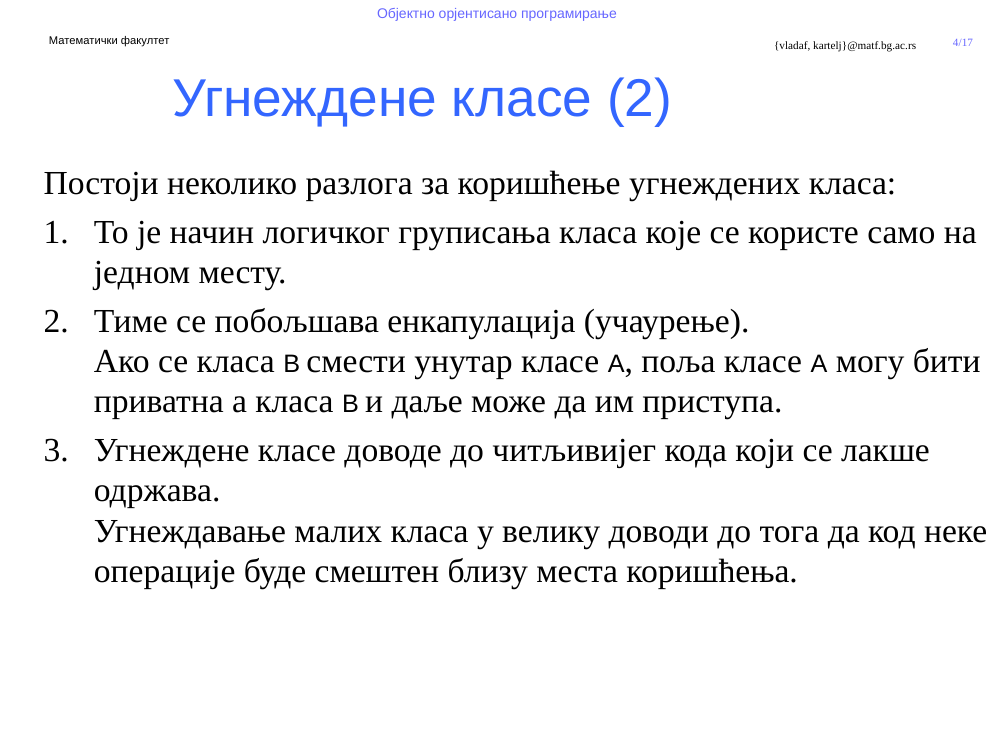
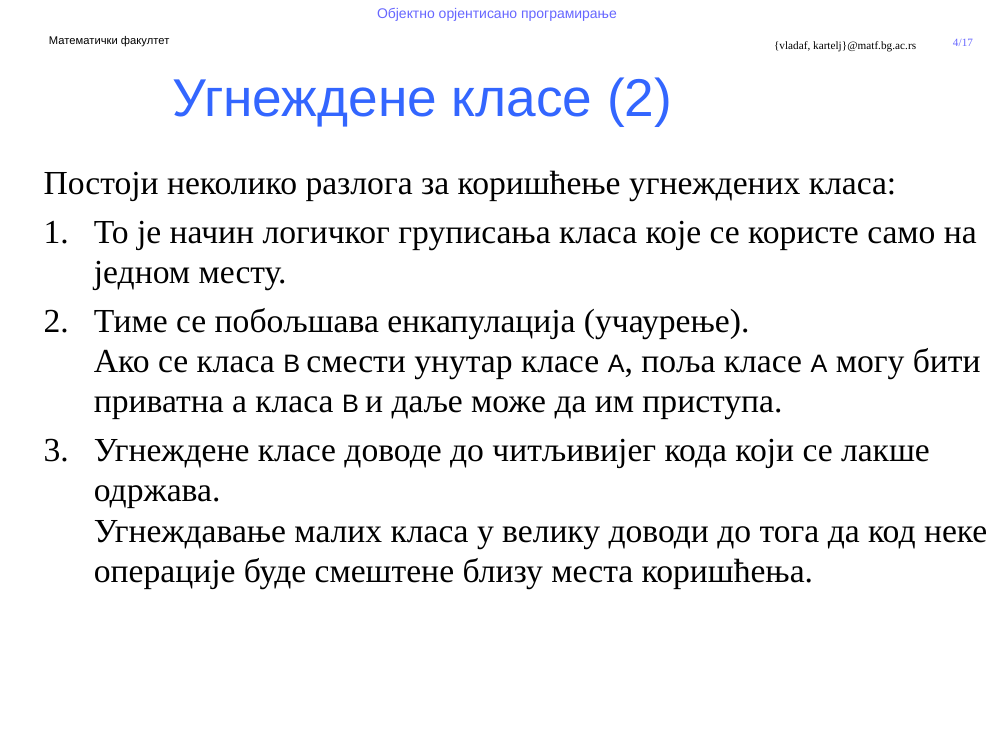
Before and after one commit to MatfOOP-I/info, a slide deck: slide 4 of predavanja/prezentacije/OOP12-Unutrasnje klase.pptx. Drawn at 1008x756 pixels with LibreOffice and Linux fonts; fonts in the diff are those of the drawing; background and template pictures are left out. Boxes give left, top, right and bottom in pixels: in the first picture for what was removed or moved away, otherwise in the second. Text is boxed around its words. In the diff, an @@ line names an element or a change of style, - is before the commit and + after.

```diff
--- a/predavanja/prezentacije/OOP12-Unutrasnje klase.pptx
+++ b/predavanja/prezentacije/OOP12-Unutrasnje klase.pptx
@@ text at (x1=94, y1=438, x2=987, y2=589): text changed @@
-3. Угнеждене класе доводе до читљивијег кода који се лакше одржава.
-   Угнеждавање малих класa у велику доводи до тога да код неке операције буде смештен близу места коришћења.
+3. Угнеждене класе доводе до читљивијег кода који се лакше одржава.
+   Угнеждавање малих класa у велику доводи до тога да код неке операције буде смештенe близу места коришћења.
```
Also in this commit, not shown: 1 other file.
